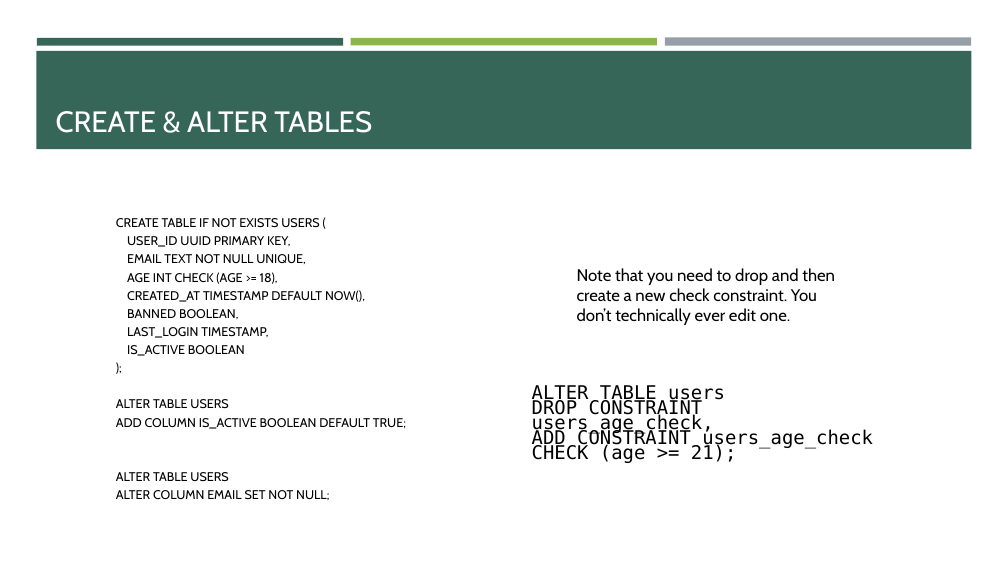
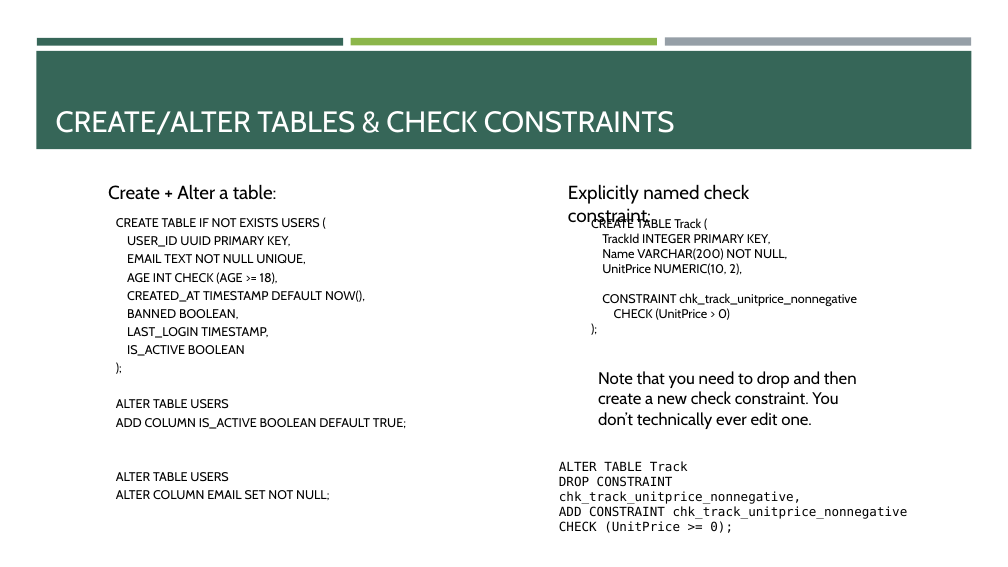
Before and after one commit to e-m-wilson/java-fs, a slide deck: slide 41 of Week_3/SQL_postgres.pptx. Drawn at 1008x567 pixels with LibreOffice and Linux fonts; fonts in the diff are those of the drawing. Boxes give left, top, right and bottom in pixels: in the first picture for what was removed or moved away, otherwise in the second. Text is boxed around its words. In the diff, an @@ line names an element or a change of style, - is before the commit and + after.

```diff
--- a/Week_3/SQL_postgres.pptx
+++ b/Week_3/SQL_postgres.pptx
@@ title at [56,111,674,135]: text changed @@
-CREATE & ALTER TABLES
+CREATE/ALTER TABLES & CHECK CONSTRAINTS
@@ text added at [108,184,277,200], 18 pt, text #000000 @@
+Create + Alter a table:
@@ text added at [568,184,750,227], 18 pt, text #000000 @@
+Explicitly named check constraint:
@@ text added at [591,217,856,320], 12 pt, text #000000 @@
+CREATE TABLE Track (
+TrackId INTEGER PRIMARY KEY,
+Name VARCHAR(200) NOT NULL,
+UnitPrice NUMERIC(10, 2),
+CONSTRAINT chk_track_unitprice_nonnegative
+CHECK (UnitPrice > 0)
+);
@@ text "Note that you need to ...": place and size @@
-text "Note that you need to ..." at [577,268,835,325]
+text "Note that you need to ..." at [598,371,857,429]
@@ text at [559,461,908,533]: text changed; size 18 to 12 pt @@
-ALTER TABLE users
-DROP CONSTRAINT users_age_check,
-ADD CONSTRAINT users_age_check CHECK (age >= 21);
+ALTER TABLE Track
+DROP CONSTRAINT chk_track_unitprice_nonnegative,
+ADD CONSTRAINT chk_track_unitprice_nonnegative CHECK (UnitPrice >= 0);
```
Also in this commit, not shown: 4 other slides changed, 25 slides added.
